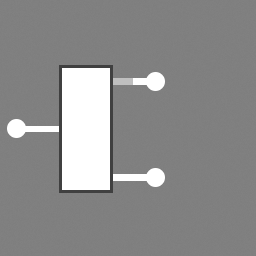
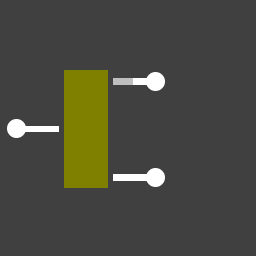
Before/after of a (256, 256) layered artwork. What changed in the layer stack:
hid "Layer #5", painted on it over (x1=62, y1=68, x2=110, y2=190)
painted on "Layer #4" over (x1=63, y1=69, x2=109, y2=189)
painted on "Layer #1" over (x1=0, y1=0, x2=256, y2=256)
